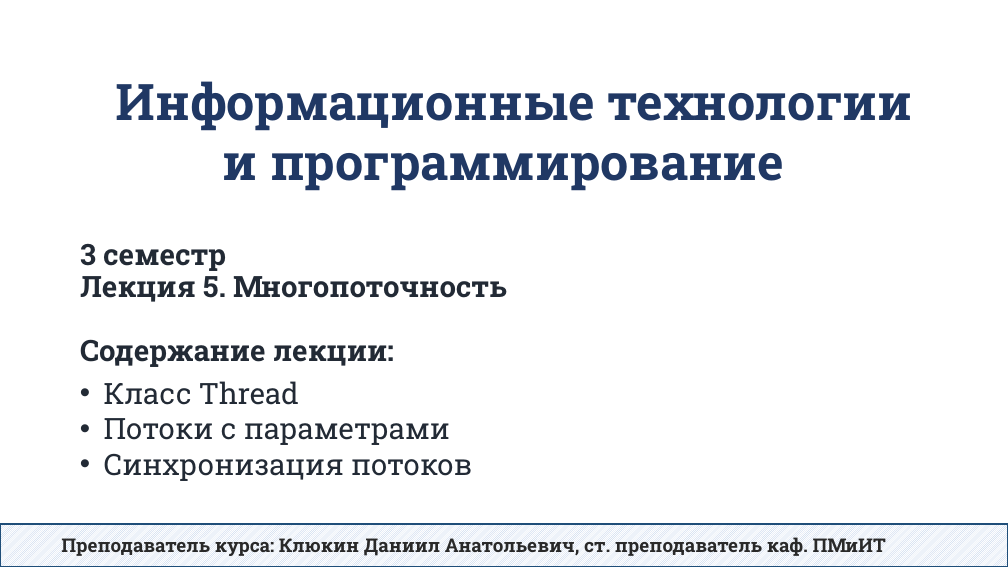
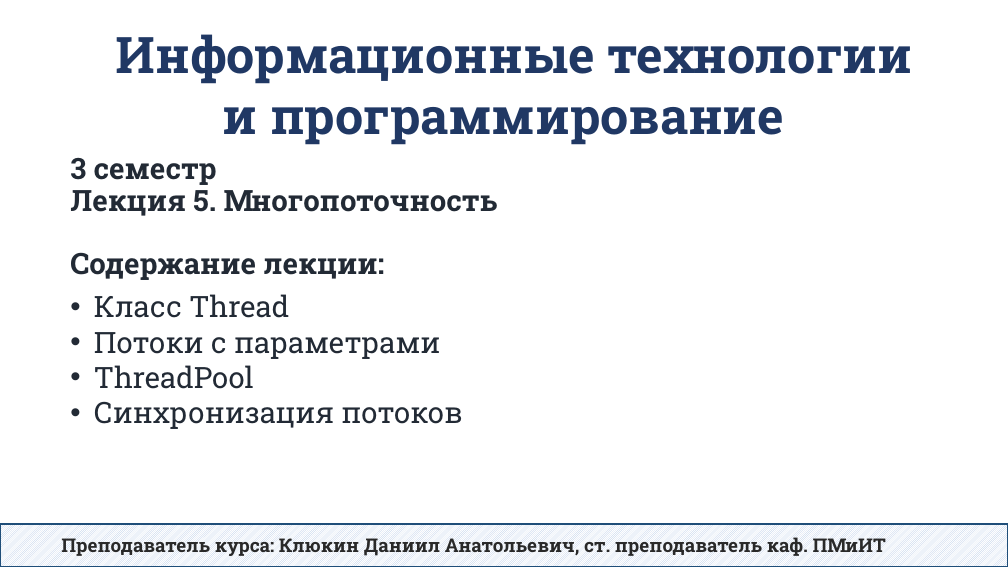
Before and after one commit to DaniilKlyukin/ITiP-3, a slide deck: slide 1 of Лекции/ИТиП 3 лек 5.pptx. Drawn at 1008x567 pixels with LibreOffice and Linux fonts; fonts in the diff are those of the drawing. Boxes give left, top, right and bottom in pixels: in the first picture for what was removed or moved away, otherwise in the second. Text is boxed around its words. In the diff, an @@ line names an element or a change of style, - is before the commit and + after.

```diff
--- a/Лекции/ИТиП 3 лек 5.pptx
+++ b/Лекции/ИТиП 3 лек 5.pptx
@@ text "Информационные технологии и программирование": place and size @@
-text "Информационные технологии и программирование" at bbox=[116, 81, 912, 191]
+text "Информационные технологии и программирование" at bbox=[116, 34, 912, 145]
@@ title "3 семестр Лекция 5. Многопоточность ...": place and size @@
-title "3 семестр Лекция 5. Многопоточность ..." at bbox=[80, 244, 507, 367]
+title "3 семестр Лекция 5. Многопоточность ..." at bbox=[70, 158, 498, 280]
@@ text "Класс Thread": place and size @@
-text "Класс Thread" at bbox=[104, 381, 472, 481]
+text "Класс Thread" at bbox=[94, 294, 462, 429]
@@ text at bbox=[94, 365, 254, 389]: paragraph added @@
+• ThreadPool
```
Also in this commit, not shown: 15 other slides changed, 23 slides added, 8 slides removed.
